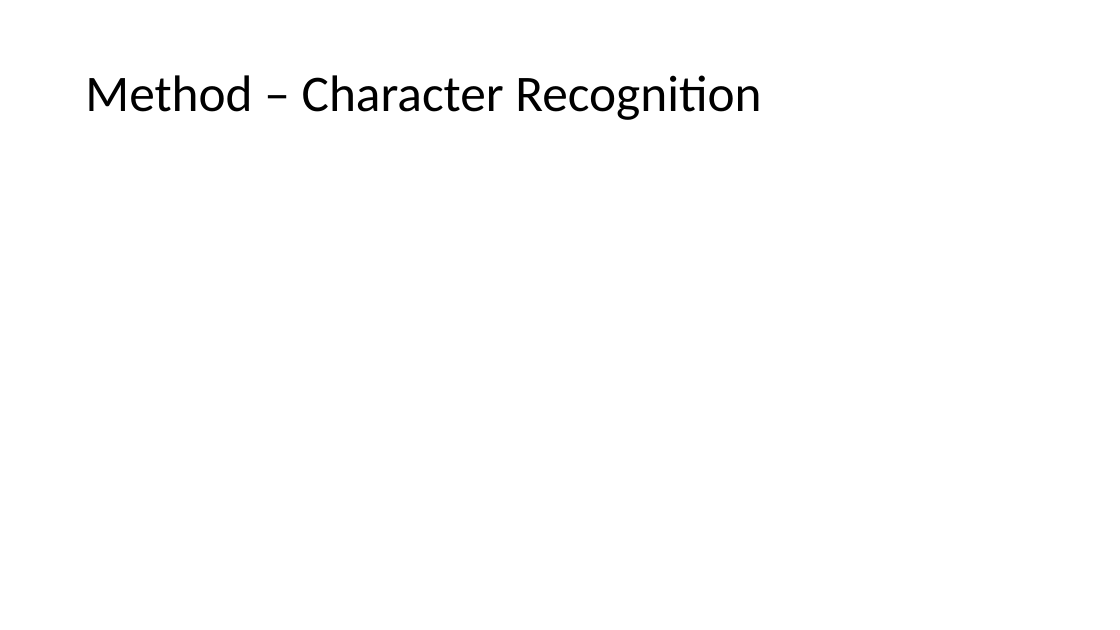
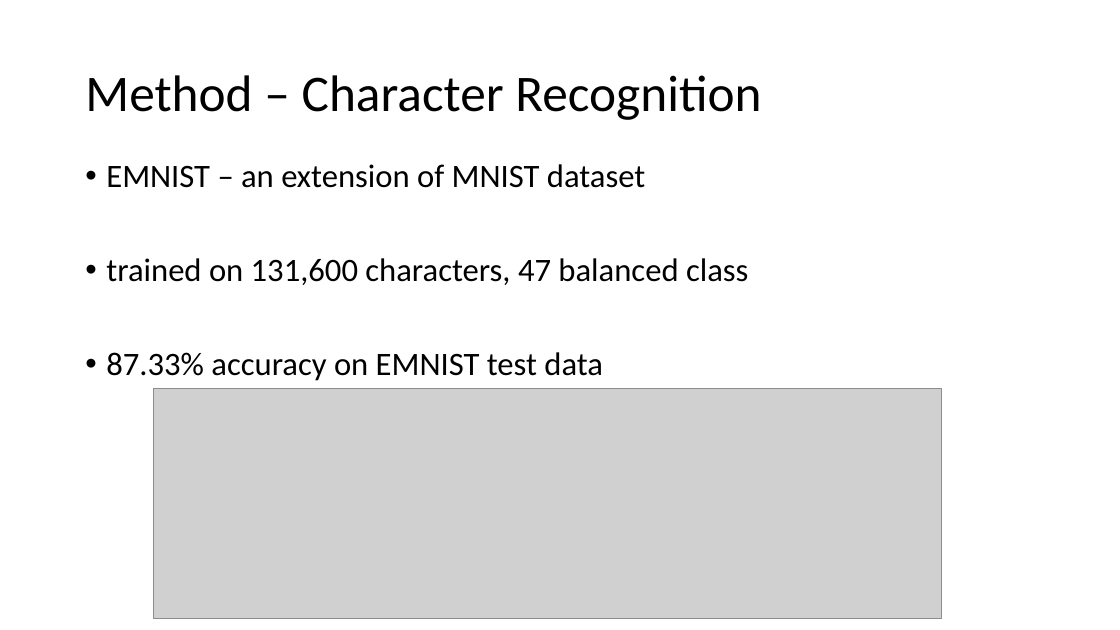
Before and after one commit to sniperyyc/license_plate_number_recognition, a slide deck: slide 6 of presentation/eecs442_final_presentation.pptx. Drawn at 1120x630 pixels with LibreOffice and Linux fonts; fonts in the diff are those of the drawing; grey boxes stand for pictures. Boxes give left, top, right and bottom in pixels: in the first picture for what was removed or moved away, otherwise in the second. Text is boxed around its words. In the diff, an @@ line names an element or a change of style, - is before the commit and + after.

Commit message:
update slides

```diff
--- a/presentation/eecs442_final_presentation.pptx
+++ b/presentation/eecs442_final_presentation.pptx
@@ text added at (106,164,748,381), 28 pt, text #000000 @@
+• EMNIST – an extension of MNIST dataset
+• trained on 131,600 characters, 47 balanced class
+• 87.33% accuracy on EMNIST test data
@@ picture added at (154,388,941,618) @@
```
Also in this commit, not shown: 1 other file.
